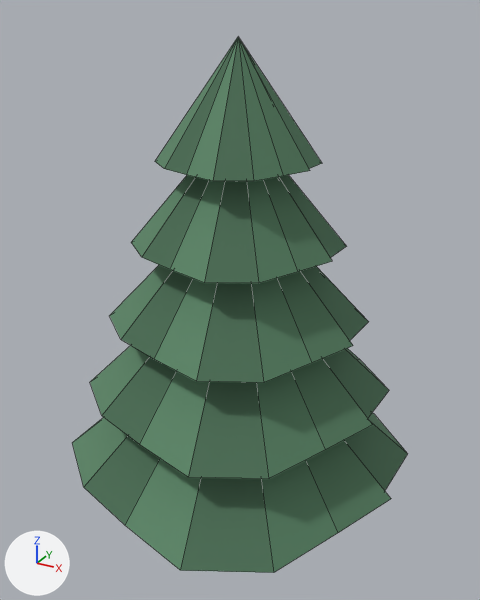
What one commit did to the glTF model game/models/nature/tree_spruce_a.gltf.
Both versions are drawn from a 50 mm lens placed at (4.18, -7.56, 7.41), pointed at (0.02, 0.0, 3.64). The lights are fixed; the arrows at lower left show +X, +Y and +Z. The older version comes first. Mesh edges are drawn as thin lines. Vertices at exactly the same position are counted once.

The first picture shows 'Spruce A'.
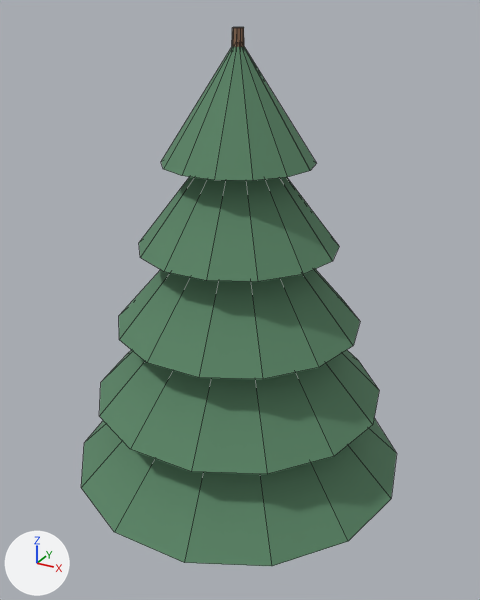
Commit message: assets: correct vertical trunk mesh basis in tree_spruce_a.gltf

What differs and where, as boxes [x1, y1, x2, y2] in the pictures (480 x 600 px; the box of a moved part takes in the faces that stretch with it):
```json
{"object": "Spruce A", "change": "reshaped", "before": [72, 37, 408, 573], "after": [81, 27, 397, 566]}
{"part": 1, "of": "me_spruce_a", "change": "added", "after": [232, 27, 244, 47]}
{"part": 2, "of": "me_spruce_a", "change": "moved or reshaped", "before": [72, 37, 405, 570], "after": [81, 47, 396, 562]}
{"part": 3, "of": "me_spruce_a", "change": "edited", "before": [185, 47, 394, 560], "after": [185, 47, 394, 560], "on screen": "looks the same"}
```

Edits to the scene script, one JSON object a line:
```json
{"block": "me_spruce_a", "where": "# used by ob_spruce_a; location = (0.0, 0.0, 0.0)"}
{"op": "remove", "block": "me_spruce_a", "code": "me_spruce_a.from_pydata(...)  # 530 vertices, 550 faces; spans x -2.38..2.45, y -2.52..2.45, z 0.0..7.2"}
{"op": "add", "block": "me_spruce_a", "code": "me_spruce_a.from_pydata(...)  # 550 vertices, 570 faces; spans x -2.45..2.45, y -2.39..2.39, z 0.0..7.2"}
{"block": "me_spruce_a", "change": "me_spruce_a part 1: a new loose piece of 22 vertices spanning x -0.28..0.28, y -0.27..0.27, z 0.0..7.2, in mat_natural_vertex_color"}
{"block": "me_spruce_a", "change": "me_spruce_a part 2"}
{"block": "me_spruce_a", "change": "1 vertex is removed from x 0.0, y 0.0, z 0.0"}
{"block": "me_spruce_a", "change": "32 vertices in x -1.76..1.76, y -1.76..1.76, z 1.18..2.3 move by (0.0, 0.0, 0.01)"}
{"block": "me_spruce_a", "change": "32 vertices in x -1.76..1.76, y -1.76..1.76, z 1.22..2.34 move by (0.0, 0.0, -0.01)"}
{"block": "me_spruce_a", "change": "28 vertices in x -0.04..0.04, y -0.04..0.04, z 3.39..5.79 move by (0.0, 0.0, 0.02)"}
{"block": "me_spruce_a", "change": "28 vertices in x -0.04..0.04, y -0.04..0.04, z 3.59..5.67 move by (0.0, 0.0, -0.02)"}
{"block": "me_spruce_a", "change": "16 vertices in x -0.05..0.05, y -0.05..0.05, z 1.11 move by (0.0, 0.0, 0.06)"}
{"block": "me_spruce_a", "change": "16 vertices in x -0.05..0.05, y -0.05..0.05, z 1.39 move by (0.0, 0.0, -0.06)"}
{"block": "me_spruce_a", "change": "110 vertices move from x -2.38..2.36, y -2.52..2.45, z 1.1..5.79 to x -2.45..2.45, y -2.39..2.39, z 1.1..5.81"}
{"block": "me_spruce_a", "change": "me_spruce_a part 3: 50 kept faces spanning x -2.45..2.45, y -2.39..2.39, z 1.1..7.1 get new vertex colours; the middle colour goes from dark green #4e7458 to green #598465"}
{"block": "me_spruce_a", "change": "other edits to the shape of me_spruce_a do not show in these pictures"}
```
